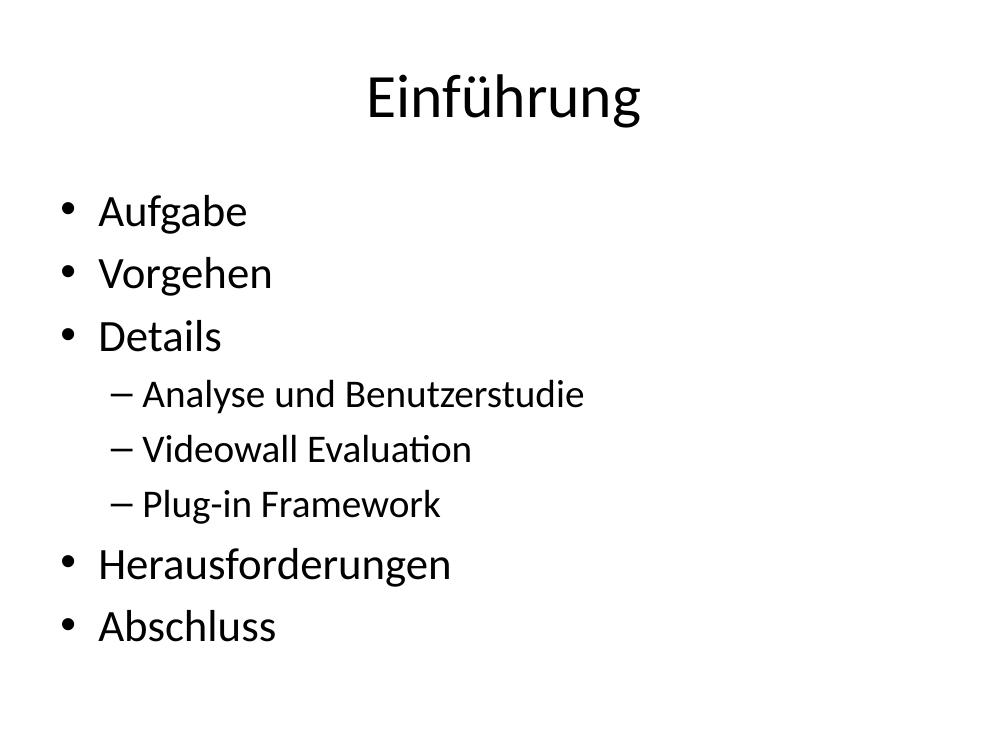
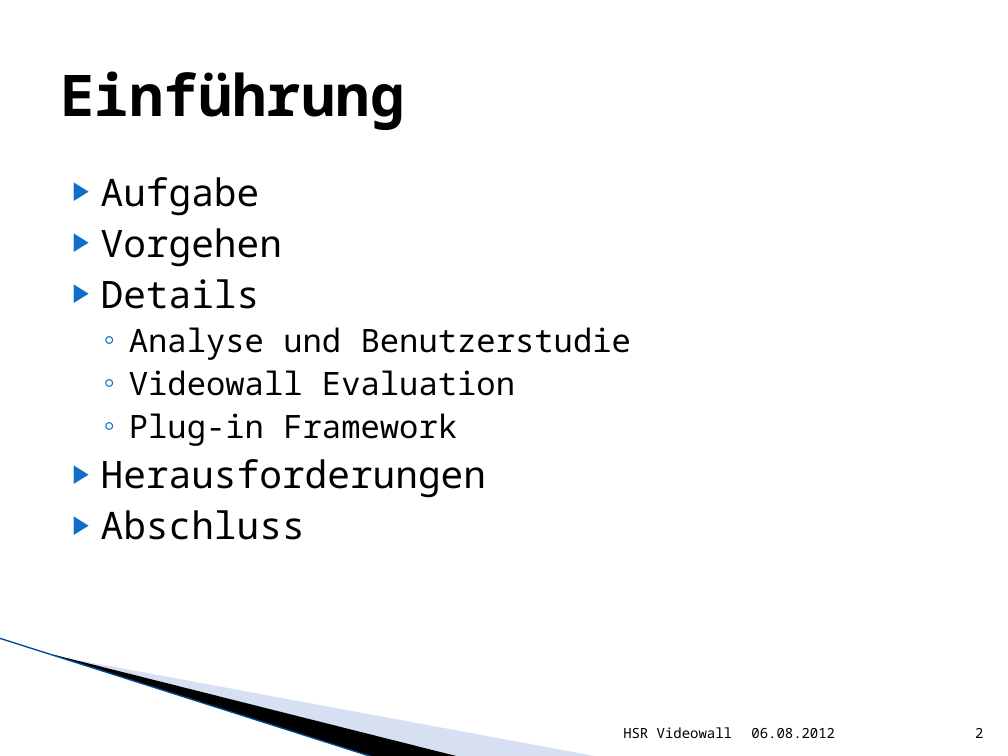
Before and after one commit to lukaselmer/hsr-bachelor-thesis-videowall, a slide deck: slide 2 of doc/media/ba_praesentation.pptx. Drawn at 1008x756 pixels with LibreOffice and Linux fonts; fonts in the diff are those of the drawing; background and template pictures are left out. Boxes give left, top, right and bottom in pixels: in the first picture for what was removed or moved away, otherwise in the second. Text is boxed around its words. In the diff, an @@ line names an element or a change of style, - is before the commit and + after.

```diff
--- a/doc/media/ba_praesentation.pptx
+++ b/doc/media/ba_praesentation.pptx
@@ title "Einführung" at [60,71,404,130]: size 44 to 41 pt, font Calibri to Noto Sans Mono, bold on; alignment centre to left @@
@@ text "Aufgabe": place and size @@
-text "Aufgabe" at [98,195,585,642]
+text "Aufgabe" at [101,177,631,540]
@@ text "Aufgabe" at [101,177,631,540]: size 32 to 27 pt in "Aufgabe", "Vorgehen", "Details", "Herausforderungen" and 1 more places; font Calibri to Noto Sans Mono; size 28 to 23 pt in "Analyse und Benutzerstudie", "Videowall Evaluation", "Plug-in Framework"; bullet • to ▶; less space between paragraphs; bullet – to ◦ @@
@@ line added from (0, 638) to (374, 756), #94ABDC 0.95 pt @@
@@ freeform shape added at [53,654,461,756], fill #000000 @@
@@ freeform shape added at [55,655,600,756], fill #9DB2E1 at 40% opacity @@
@@ text added at [623,727,732,738], 10 pt, text #000000 @@
+HSR Videowall
@@ text added at [751,728,835,738], 10 pt, text #000000 @@
+06.08.2012
@@ page number added at [975,728,983,738], 10 pt, text #000000 @@
+2
```
Also in this commit, not shown: 6 other slides changed, 4 slides added, 3 slides removed.
